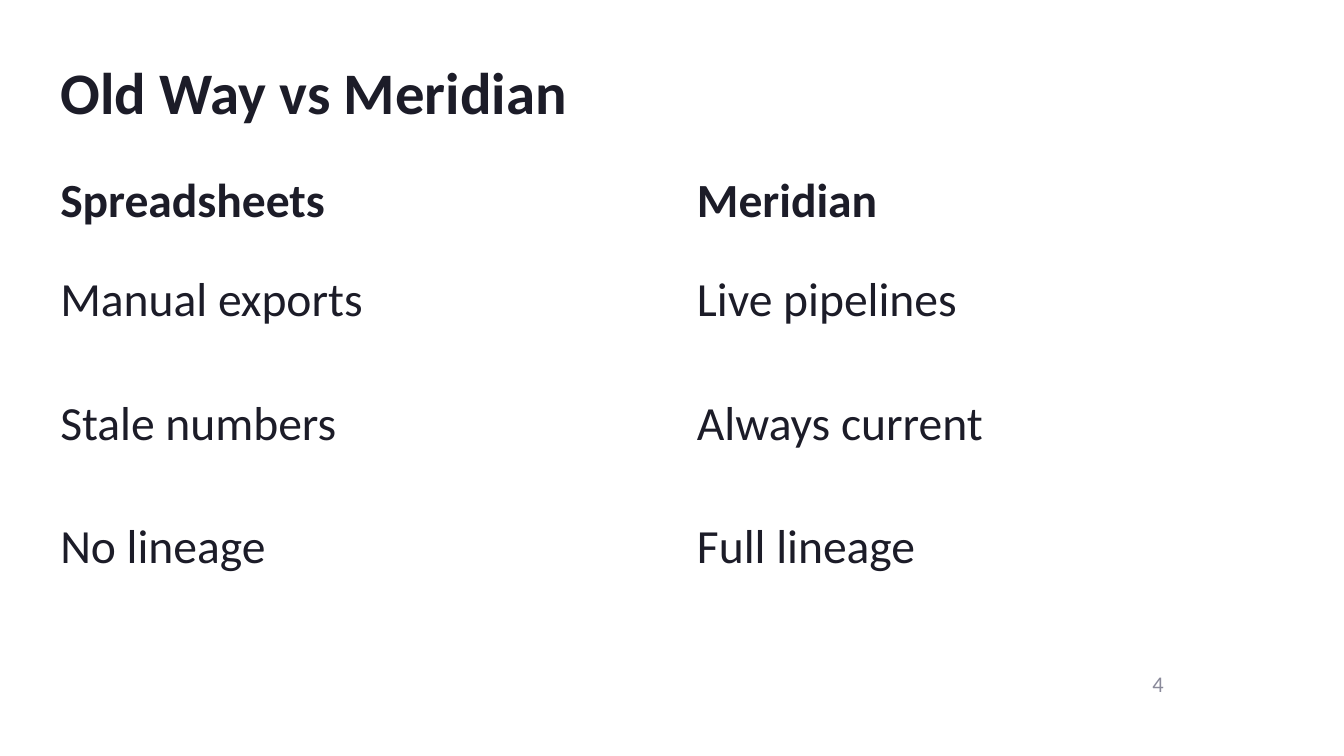
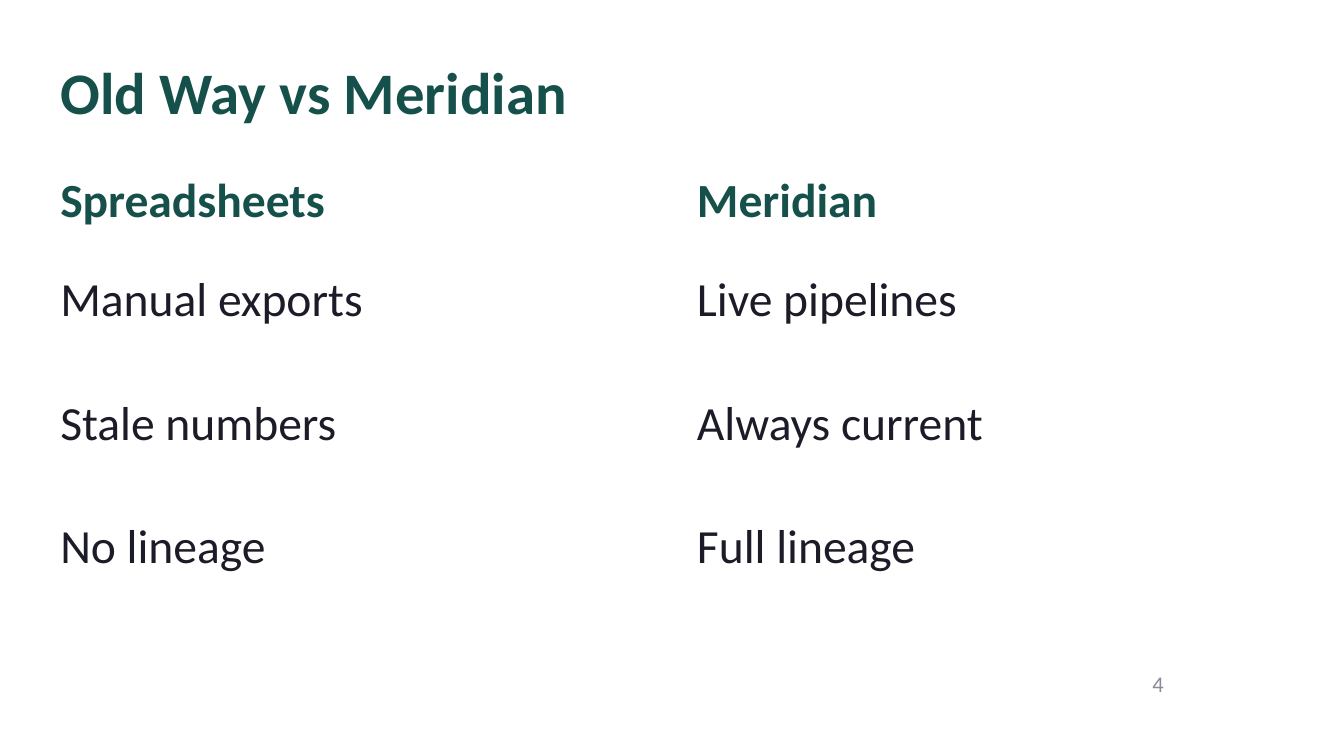
Before and after one commit to Victor-Palacios/SLaiDES, a slide deck: slide 4 of examples/agency-pipeline-demo/deck.pptx. Drawn at 1344x756 pixels with LibreOffice and Linux fonts; fonts in the diff are those of the drawing. Boxes give left, top, right and bottom in pixels: in the first picture for what was removed or moved away, otherwise in the second. Text is boxed around its words. In the diff, an @@ line names an element or a change of style, - is before the commit and + after.

```diff
--- a/examples/agency-pipeline-demo/deck.pptx
+++ b/examples/agency-pipeline-demo/deck.pptx
@@ text colour #1C1C28 to #16504B in 3 elements at (60, 72, 567, 124), (60, 183, 325, 225), (697, 183, 877, 218) @@
```
Also in this commit, not shown: 3 other slides changed, 7 other files.
